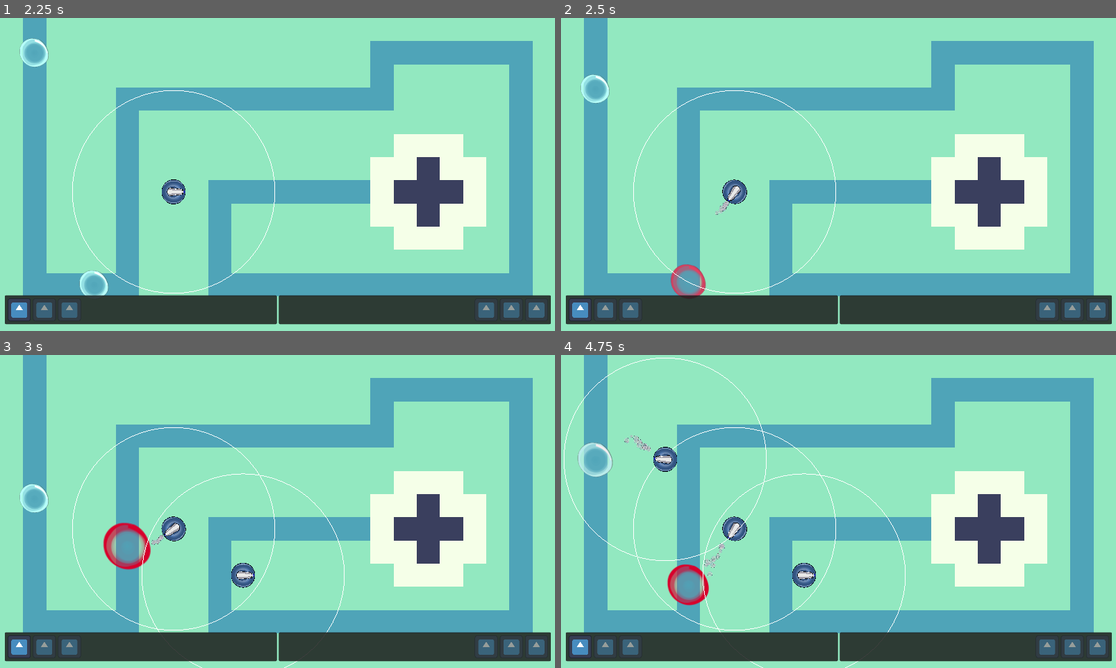
Above: before the commit, frames 1-4 (two rows, left to right).
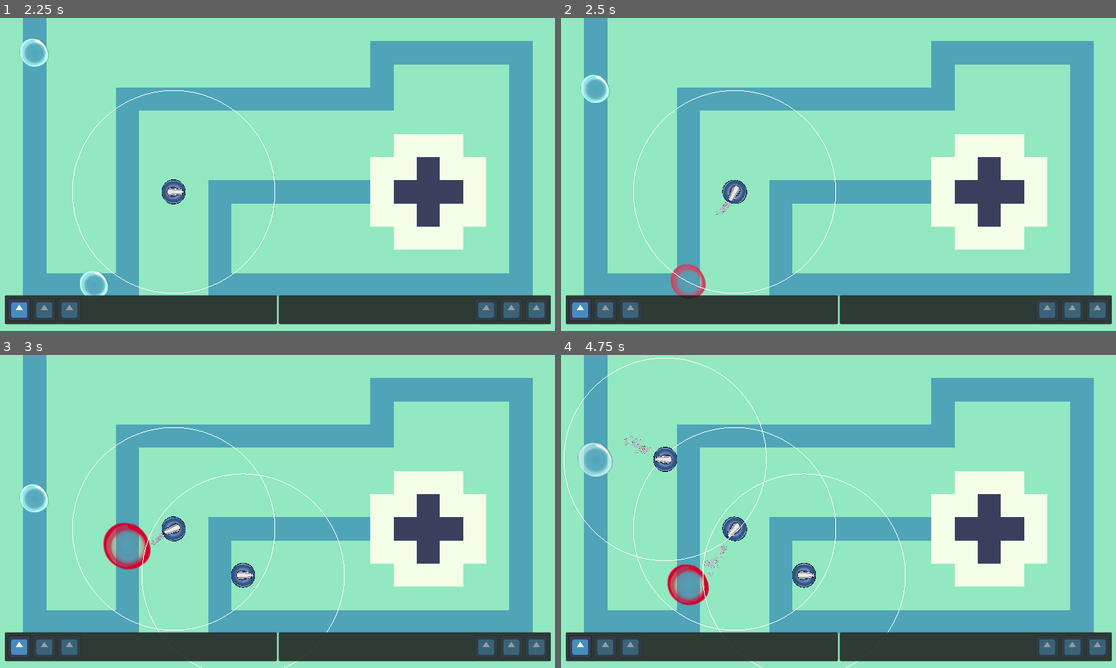
Above: after the commit, the same moments.

Repository: JustPause/GameJam2025
Game: Godot game, scene res://Scene/Green Lands.tscn
Same seed, same stepped clock (60 frames per second), same inputs: the game is played once before the commit and once after it. The engine's default icon, where the game draws it, is replaced by a stand-in: a white triangle on a blue panel in a dark square. Sound files missing from this copy of the repository are replaced by a short silence.
Inputs (mouse positions are in pixels of both pictures, inside the frame that each line leads up to):
- Up to frame 1 (2.25 s): move the mouse to (399, 158) at 0.52 s; click (399, 158) at 0.67 s; move the mouse to (166, 190) at 1.27 s; click (166, 190) at 1.42 s; tap Enter at 2 s; move the mouse to (333, 105) at 2.02 s; click (333, 105) at 2.17 s
- Up to frame 2 (2.5 s): no input
- Up to frame 3 (3 s): move the mouse to (249, 574) at 2.77 s; click (249, 574) at 2.92 s
- Up to frame 4 (4.75 s): move the mouse to (1005, 558) at 3.52 s; click (1005, 558) at 3.67 s; move the mouse to (672, 464) at 4.27 s; click (672, 464) at 4.42 s

Frame 1 is identical in both runs. In frame 2, 0.1% of the frame differs, in the area x 13-50%, y 23-88%; in frame 3, 0.1%; in frame 4, 0.3%, in the area x 0-49%, y 1-87%.

Commit message:
rotation and sound

Diff:
--- a/entities/turret/small_turret/air_blower.gd
+++ b/entities/turret/small_turret/air_blower.gd
@@ -11,14 +11,18 @@
 
 @onready var enemy_detector : Area2D = $EnemyDetector
 @onready var particles : CPUParticles2D = $GPUParticles2D
+@onready var shoot_sound : AudioStreamPlayer = $AudioStreamPlayer
 
 var enemies_in_range : Array[HitBox]
 var can_shoot : bool = true
-
+var current_target_enemy : HitBox = null
 
 func add_area(area : Area2D) -> void:
 	if area is HitBox:
 		enemies_in_range.append(area)
+
+		if not current_target_enemy:
+			current_target_enemy = area
 
 		#lambda func becaus weird error was occuring when binded to remove area
 		area.tree_exiting.connect(func() -> void: enemies_in_range.erase(area))
@@ -26,21 +30,23 @@
 func remove_area(area : Area2D) -> void:
 	enemies_in_range.erase(area)
 
+	if area == current_target_enemy:
+		current_target_enemy = null
+
 func shoot() -> void:
 	can_shoot = false
 	get_tree().create_timer(attack_speed).timeout.connect(func() -> void: can_shoot = true)
 
 	#findes the node wich is the furtherest into the tree
 	var highest_ratio : float =  0
-	var target_enemy : HitBox = enemies_in_range[0]
 	for enemy in enemies_in_range:
 		if highest_ratio < enemy.get_parent().progress_ratio:
 			highest_ratio = enemy.get_parent().progress_ratio
-			target_enemy = enemy
+			current_target_enemy = enemy
 
-	look_at(target_enemy.global_position)
 	particles.emitting = true
-	target_enemy.emit_signal("damage", damage, GlobalEnums.TowerAttackTypes.BUBBLES)
+	shoot_sound.play()
+	current_target_enemy.emit_signal("damage", damage, GlobalEnums.TowerAttackTypes.BUBBLES)
 
 func _ready() -> void:
 	var collision_shape := CollisionShape2D.new()
@@ -57,6 +63,9 @@
 	if can_shoot and enemies_in_range.size() > 0:
 		shoot()
 
+	if current_target_enemy:
+		look_at(current_target_enemy.global_position)
+
 
 func _draw() -> void:
 	if draw_circle_outline:
--- a/entities/turret/small_turret/air_blower.tscn
+++ b/entities/turret/small_turret/air_blower.tscn
@@ -1,8 +1,9 @@
-[gd_scene load_steps=4 format=3 uid="uid://bij4g4evagrt2"]
+[gd_scene load_steps=5 format=3 uid="uid://bij4g4evagrt2"]
 
 [ext_resource type="Script" path="res://entities/turret/small_turret/air_blower.gd" id="1_kp384"]
 [ext_resource type="Texture2D" uid="uid://ctirmm5hmodnk" path="res://entities/turret/small_turret/bubble_turret_small.png" id="2_u83d1"]
 [ext_resource type="Texture2D" uid="uid://dqsxc8qfiyb8" path="res://entities/turret/small_turret/bubble_small.png" id="3_7wlr1"]
+[ext_resource type="AudioStream" uid="uid://dicq64ajkgqkc" path="res://entities/turret/small_turret/turret small.mp3" id="4_0fplx"]
 
 [node name="AirBlower" type="Node2D"]
 script = ExtResource("1_kp384")
@@ -34,3 +35,6 @@
 initial_velocity_max = 80.0
 scale_amount_min = 0.01
 scale_amount_max = 0.02
+
+[node name="AudioStreamPlayer" type="AudioStreamPlayer" parent="."]
+stream = ExtResource("4_0fplx")
Not shown, added: entities/turret/small_turret/turret small.mp3.import
Not shown, added: entities/turret/small_turret/turret small.mp3
